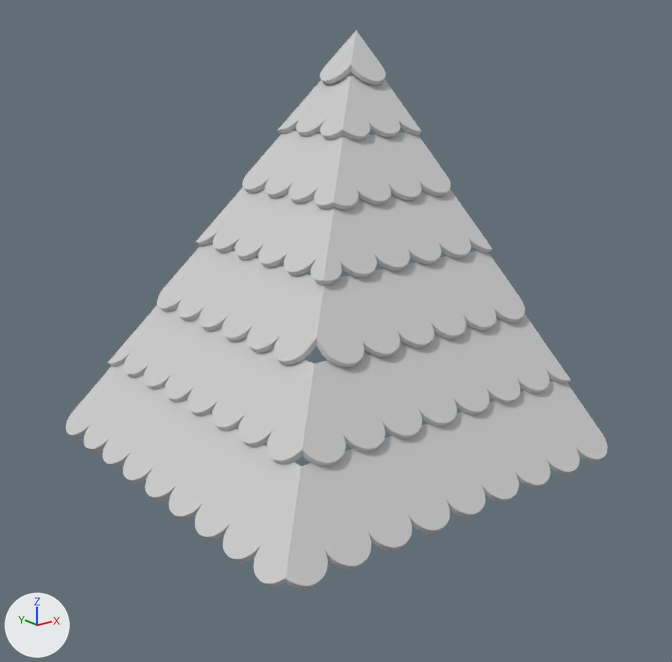
The FBX model assets/meshes/Roof_Corner_Convex.fbx as it was, and as the next commit left it.
The view is the same before and after, from a camera (50 mm lens) standing at (-1.342, -1.707, 0.475) and looking at (-0.053, -0.097, -0.169). Every picture has the same lights, and +X, +Y and +Z are marked at lower left. Where no turn or scale is listed for an object, it has been applied to the vertices. Vertices at the same position are counted once.

The first picture shows 'Roof_Corner_Convex'.
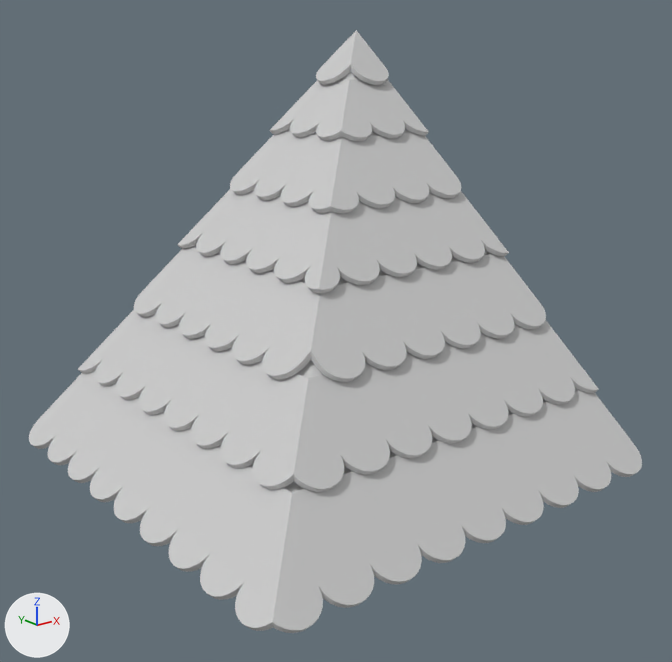
The change, as a diff of the scene's bpy script:
```diff
--- a/assets/meshes/Roof_Corner_Convex.fbx.py
+++ b/assets/meshes/Roof_Corner_Convex.fbx.py
@@ me_mesh @@
-me_mesh.from_pydata(...)  # 2239 vertices, 4416 faces; spans x -0.5..0.5, y -0.5..0.5, z -0.501..0.501
+me_mesh.from_pydata(...)  # 2247 vertices, 4428 faces; spans x -0.599..0.52, y -0.599..0.52, z -0.501..0.501
+# me_mesh part 1: the loose piece of 52 vertices spanning x -0.5..-0.372, y -0.5..-0.372, z -0.501..-0.381 is scaled about its middle by (1.1, 1.1, 1), then moved by (-0.093, -0.093, 0.0), in mat_standard (light grey #cacaca)
+# me_mesh part 2: the loose piece of 292 vertices spanning x -0.5..0.5, y -0.5..-0.263, z -0.501..-0.344 is scaled about its middle by (1.1, 1.1, 1), then moved by (-0.05, -0.087, 0.0), in mat_standard (light grey #cacaca)
+# me_mesh part 3: the loose piece of 59 vertices spanning x -0.353..-0.208, y -0.353..-0.208, z -0.355..-0.222 is scaled about its middle by (1.1, 1.1, 1), then moved by (-0.077, -0.077, 0.0), in mat_standard (light grey #cacaca)
+# me_mesh part 4: the loose piece of 424 vertices spanning x -0.353..0.5, y -0.353..0.5, z -0.355..-0.198 is scaled about its middle by (1.1, 1.1, 1), then moved by (-0.042, -0.042, 0.0), in mat_standard (light grey #cacaca)
+# me_mesh part 5: the loose piece of 386 vertices spanning x -0.217..0.5, y -0.217..0.5, z -0.216..-0.059 is scaled about its middle by (1.1, 1.1, 1), then moved by (-0.035, -0.035, 0.0), in mat_standard (light grey #cacaca)
+# me_mesh part 6: the loose piece of 40 vertices spanning x -0.07..0.01, y -0.07..0.01, z -0.067..0.012 is scaled about its middle by (1.1, 1.1, 1), then moved by (-0.053, -0.053, 0.0), in mat_standard (light grey #cacaca)
+# me_mesh part 7: the loose piece of 296 vertices spanning x -0.07..0.5, y -0.07..0.5, z -0.067..0.09 is scaled about its middle by (1.1, 1.1, 1), then moved by (-0.028, -0.028, 0.0), in mat_standard (light grey #cacaca)
+# me_mesh part 8: the loose piece of 46 vertices spanning x 0.066..0.173, y 0.066..0.173, z 0.072..0.174 is scaled about its middle by (1.1, 1.1, 1), then moved by (-0.038, -0.038, 0.0), in mat_standard (light grey #cacaca)
+# me_mesh part 9: the loose piece of 68 vertices spanning x 0.066..0.282, y 0.066..0.282, z 0.072..0.229 is scaled about its middle by (1.1, 1.1, 1), then moved by (-0.032, -0.032, 0.0), in mat_standard (light grey #cacaca)
+# me_mesh part 10: the loose piece of 66 vertices spanning x 0.282..0.5, y 0.066..0.246, z 0.072..0.229 is scaled about its middle by (1.1, 1.1, 1), then moved by (-0.011, -0.034, 0.0), in mat_standard (light grey #cacaca)
+# me_mesh part 11: the loose piece of 50 vertices spanning x 0.213..0.337, y 0.213..0.337, z 0.22..0.336 is scaled about its middle by (1.1, 1.1, 1), then moved by (-0.022, -0.022, 0.0), in mat_standard (light grey #cacaca)
+# me_mesh part 12: the loose piece of 104 vertices spanning x 0.213..0.5, y 0.213..0.5, z 0.22..0.377 is scaled about its middle by (1.1, 1.1, 1), then moved by (-0.014, -0.014, 0.0), in mat_standard (light grey #cacaca)
+# me_mesh part 13: the loose piece of 226 vertices spanning x -0.5..-0.319, y -0.263..0.5, z -0.501..-0.344 is scaled about its middle by (1.1, 1.1, 1), then moved by (-0.09, -0.038, 0.0), in mat_standard (light grey #cacaca)
+# me_mesh part 14: the loose piece of 66 vertices spanning x 0.066..0.246, y 0.282..0.5, z 0.072..0.229 is scaled about its middle by (1.1, 1.1, 1), then moved by (-0.034, -0.011, 0.0), in mat_standard (light grey #cacaca)
+# me_mesh part 15: 62 vertices removed from x 0.338..0.5, y 0.338..0.5, z 0.353..0.408; 70 vertices added at x -0.401..0.52, y -0.401..0.52, z -0.396..0.499
 me_mesh.materials.append(mat_standard)
-me_mesh.materials.append(mat_metal)  # light grey #cacaca
-me_mesh.materials.append(mat_glass)  # light grey #cacaca
```

What differs and where, as boxes [x1, y1, x2, y2] in the pictures (672 x 662 px; the box of a moved part takes in the faces that stretch with it):
'Roof_Corner_Convex', reshaped (13% wider, 8% taller): before [66, 30, 608, 589]; after [29, 30, 642, 633]
part 1 of me_mesh, moved or reshaped: before [253, 498, 328, 589]; after [235, 529, 323, 633]
part 2 of me_mesh, moved or reshaped: before [223, 381, 608, 569]; after [200, 390, 642, 608]
part 3 of me_mesh, moved or reshaped: before [267, 380, 346, 466]; after [253, 397, 344, 492]
part 4 of me_mesh, moved or reshaped: before [108, 305, 571, 452]; after [78, 310, 599, 475]
part 5 of me_mesh, moved or reshaped: before [157, 244, 525, 367]; after [134, 247, 546, 382]
part 6 of me_mesh, moved or reshaped: before [311, 243, 342, 285]; after [305, 249, 340, 293]
part 7 of me_mesh, moved or reshaped: before [196, 187, 492, 277]; after [178, 188, 509, 285]
part 8 of me_mesh, moved or reshaped: before [314, 163, 358, 209]; after [309, 165, 359, 214]
part 9 of me_mesh, moved or reshaped: before [288, 137, 391, 205]; after [281, 138, 395, 208]
part 10 of me_mesh, moved or reshaped: before [359, 132, 451, 200]; after [359, 133, 461, 203]
part 11 of me_mesh, moved or reshaped: before [320, 93, 370, 140]; after [316, 93, 372, 141]
part 12 of me_mesh, moved or reshaped: before [278, 76, 422, 137]; after [270, 79, 428, 138]
part 13 of me_mesh, moved or reshaped: before [66, 364, 276, 540]; after [29, 372, 264, 572]
part 14 of me_mesh, moved or reshaped: before [242, 131, 328, 198]; after [230, 131, 326, 201]
part 15 of me_mesh, moved or reshaped: before [320, 30, 386, 85]; after [94, 30, 578, 493]
